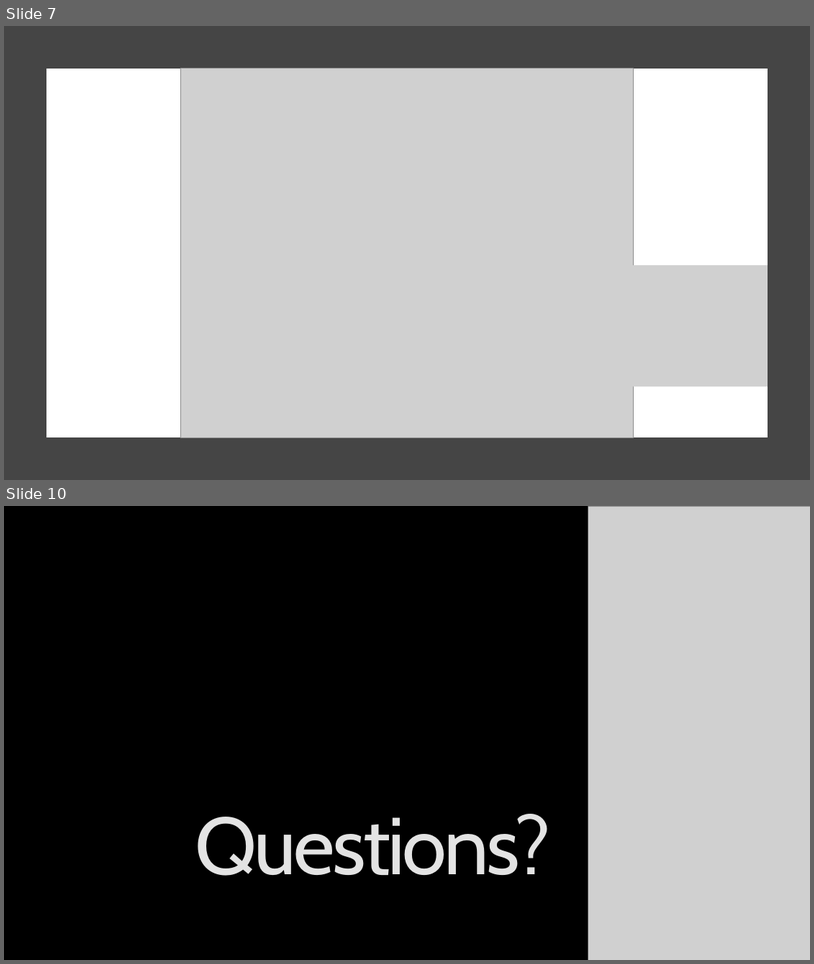
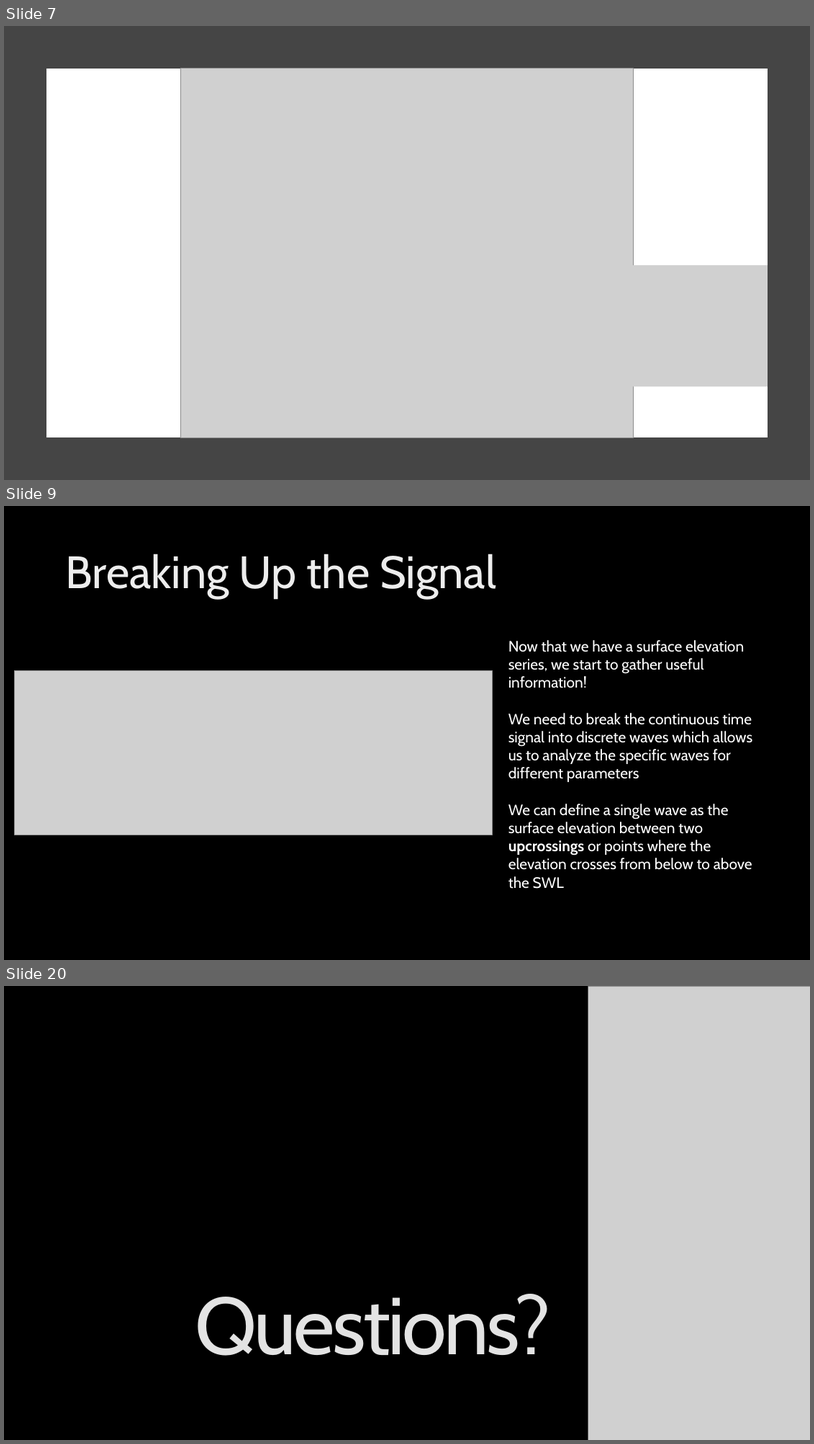
Before and after one commit to Legohead259/OCE2901-Material, a slide deck: presentations/8 - Wave Parameters and Analysis.pptx. Shown one above the other, each under a label of ours: slides 7 and 10 before the commit, slides 7, 9 and 20 after it; the slides between them are not shown. The pictures are 814x964 and 814x1444 pixels, drawn with LibreOffice and Linux fonts; fonts in the diff are those of the drawing; grey boxes stand for pictures; background and template pictures are left out. Boxes give left, top, right and bottom in pixels: in the first picture for what was removed or moved away, otherwise in the second. Text is boxed around its words. In the diff, an @@ line names an element or a change of style, - is before the commit and + after.

Commit message:
Finished implementing the features of the wave-by-wave analysis notebook Did some shuffling around so that multiple notebooks could use the same util/data

```diff
--- a/presentations/8 - Wave Parameters and Analysis.pptx
+++ b/presentations/8 - Wave Parameters and Analysis.pptx
@@ slide 9 added at (x1=4, y1=506, x2=810, y2=960), background picture (left out) @@
@@ title added at (x1=65, y1=554, x2=496, y2=599), 54 pt, text gradient #BFBFBF to #EDEDED to #FFFFFF @@
+Breaking Up the Signal
@@ text added at (x1=509, y1=640, x2=753, y2=888), 18 pt, text #FFFFFF @@
+Now that we have a surface elevation series, we start to gather useful information!
+We need to break the continuous time signal into discrete waves which allows us to analyze the specific waves for different parameters
+We can define a single wave as the surface elevation between two upcrossings or points where the elevation crosses from below to above the SWL
@@ picture added at (x1=15, y1=671, x2=494, y2=834) @@
@@ what was slide 10 is now slide 20 @@
```
Also in this commit, not shown: 1 slide changed, 10 other slides added, 1 slide removed, 14 other files.
